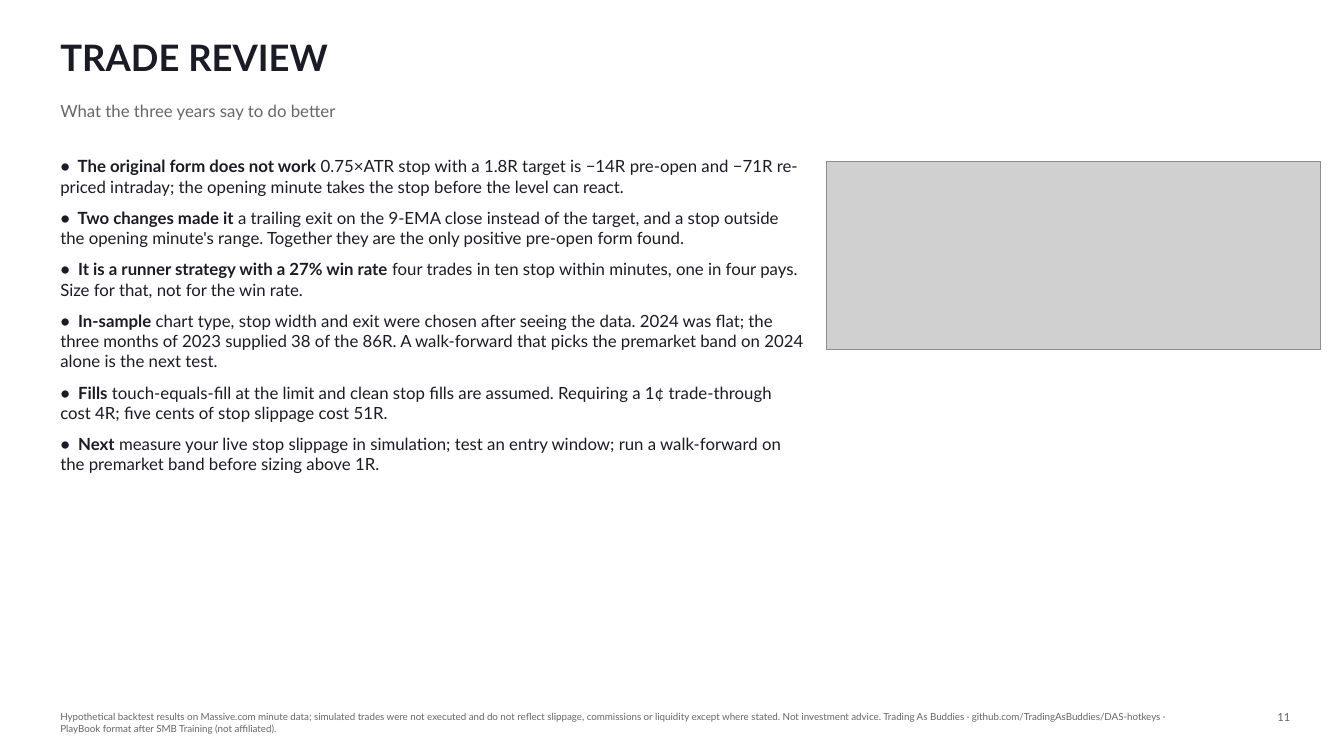
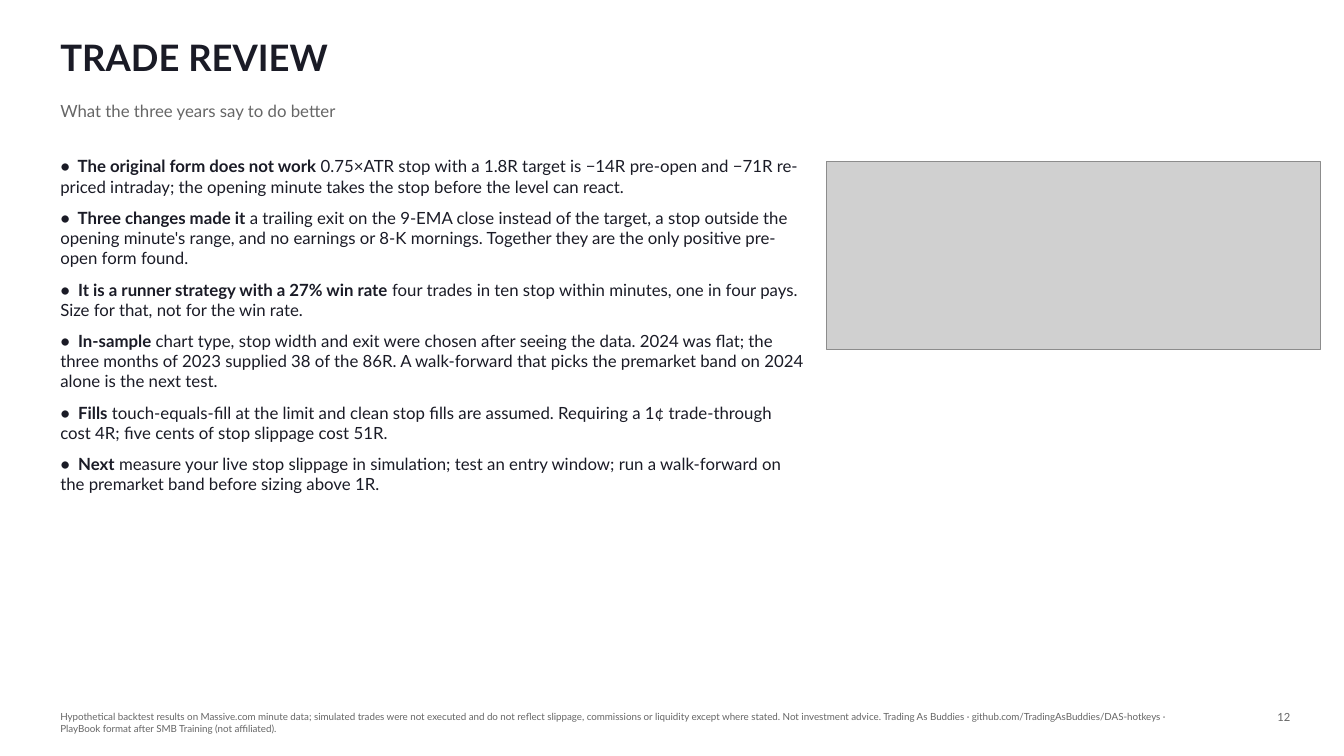
Before and after one commit to TradingAsBuddies/DAS-hotkeys, a slide deck: slide 12 of docs/playbook/PlayBook-34SMA-Premarket-Trend.pptx (slide 11 before the commit). Drawn at 1344x756 pixels with LibreOffice and Linux fonts; fonts in the diff are those of the drawing; grey boxes stand for pictures. Boxes give left, top, right and bottom in pixels: in the first picture for what was removed or moved away, otherwise in the second. Text is boxed around its words. In the diff, an @@ line names an element or a change of style, - is before the commit and + after.

```diff
--- a/docs/playbook/PlayBook-34SMA-Premarket-Trend.pptx
+++ b/docs/playbook/PlayBook-34SMA-Premarket-Trend.pptx
@@ text at [60, 211, 787, 267]: text changed @@
-• Two changes made it a trailing exit on the 9-EMA close instead of the target, and a stop outside the opening minute's range. Together they are the only positive pre-open form found.
+• Three changes made it a trailing exit on the 9-EMA close instead of the target, a stop outside the opening minute's range, and no earnings or 8-K mornings. Together they are the only positive pre-open form found.
@@ text at [1277, 713, 1290, 721]: text changed @@
-11
+12
```
Also in this commit, not shown: 8 other slides changed, 1 slide added, 12 other files.
